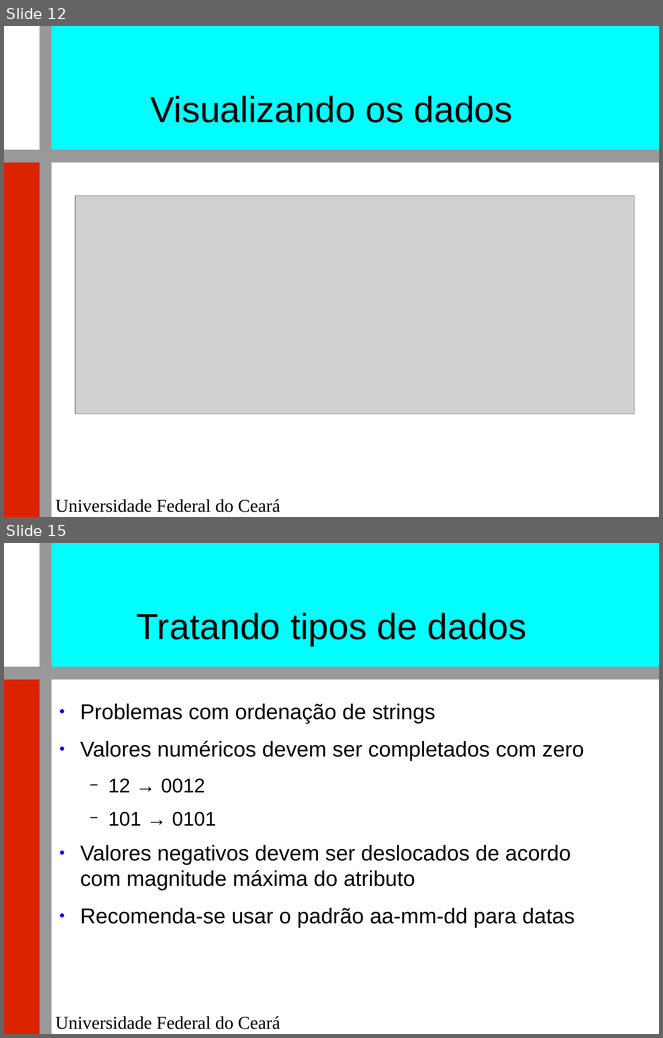
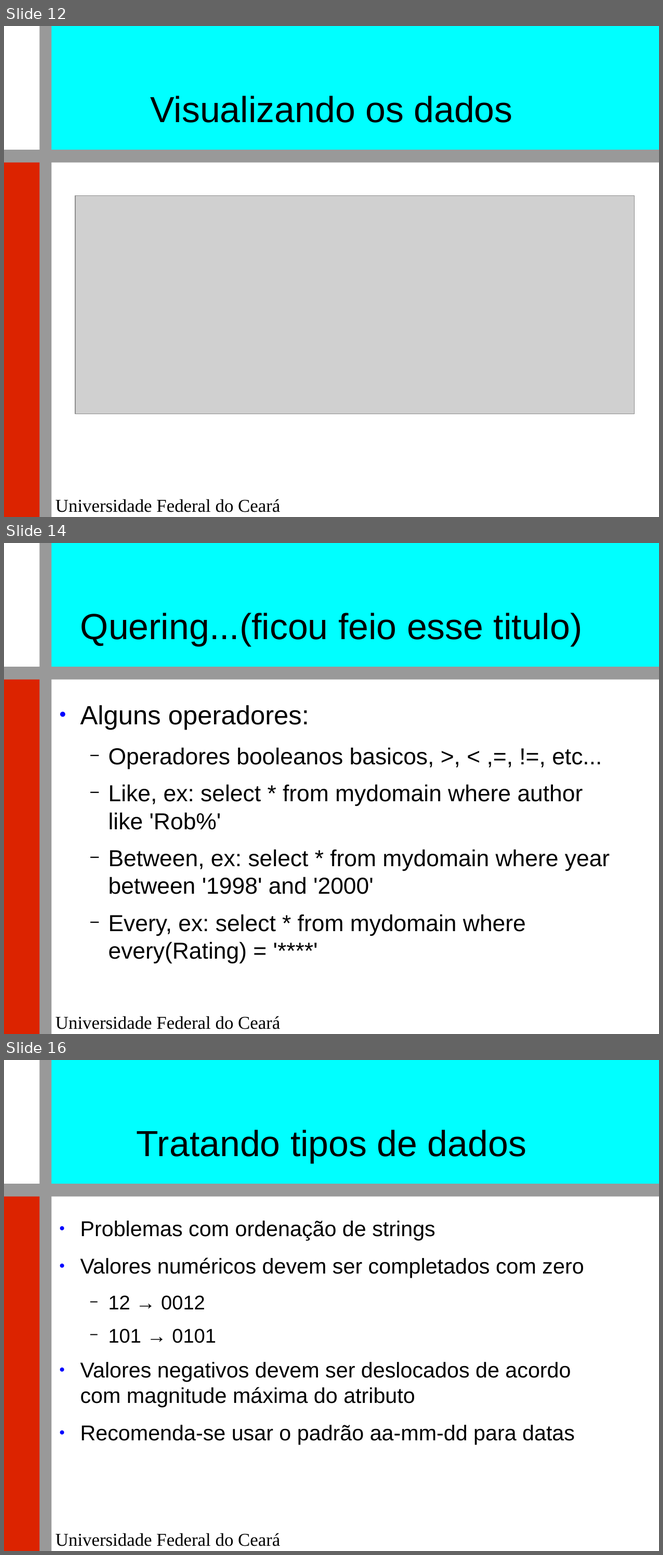
Before and after one commit to renatocjn/NoSQL_TF, a slide deck: Apresentação.odp. Shown one above the other, each under a label of ours: slides 12 and 15 before the commit, slides 12, 14 and 16 after it; the slides between them are not shown. The pictures are 663x1038 and 663x1555 pixels, drawn with LibreOffice and Linux fonts; fonts in the diff are those of the drawing; grey boxes stand for pictures; background and template pictures are left out. Boxes give left, top, right and bottom in pixels: in the first picture for what was removed or moved away, otherwise in the second. Text is boxed around its words. In the diff, an @@ line names an element or a change of style, - is before the commit and + after.

Commit message:
select

```diff
--- a/Apresentação.odp
+++ b/Apresentação.odp
@@ slide 14 added at <box>4,543,659,1034</box>, background #FFFFFF; not listed: 5 template elements that a slide beside it also shows @@
@@ title added at <box>80,613,583,646</box>, 44 pt, text #000000 @@
+Quering...(ficou feio esse titulo)
@@ text added at <box>80,705,610,964</box>, 28 pt, text #000000 @@
+● Alguns operadores:
+  − Operadores booleanos basicos, >, < ,=, !=, etc...
+  − Like, ex: select * from mydomain where author like 'Rob%'
+  − Between, ex: select * from mydomain where year between '1998' and '2000'
+  − Every, ex: select * from mydomain where every(Rating) = '****'
@@ what was slide 15 is now slide 16 @@
```
Also in this commit, not shown: 2 slides changed, 1 other slide added, 1 slide removed.
